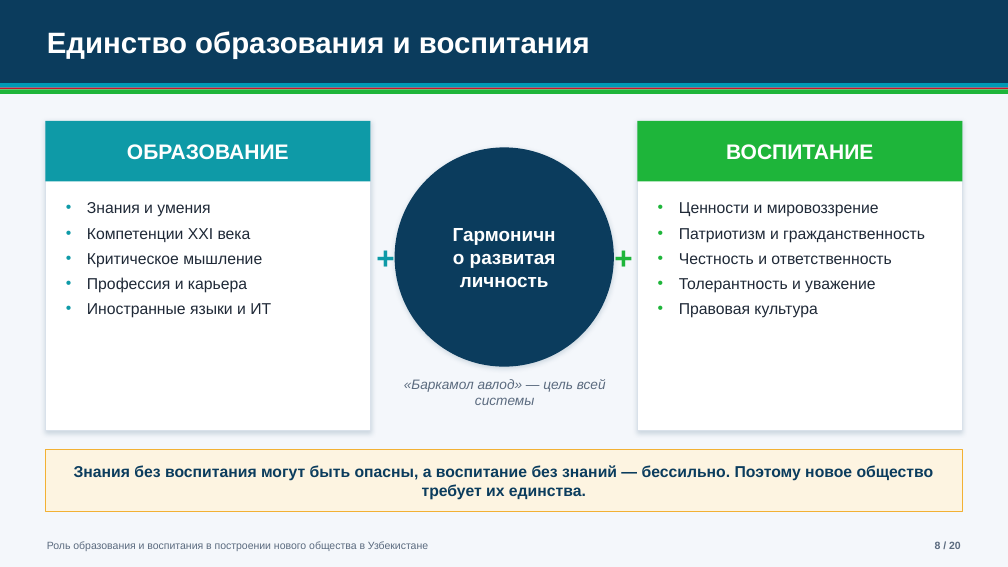
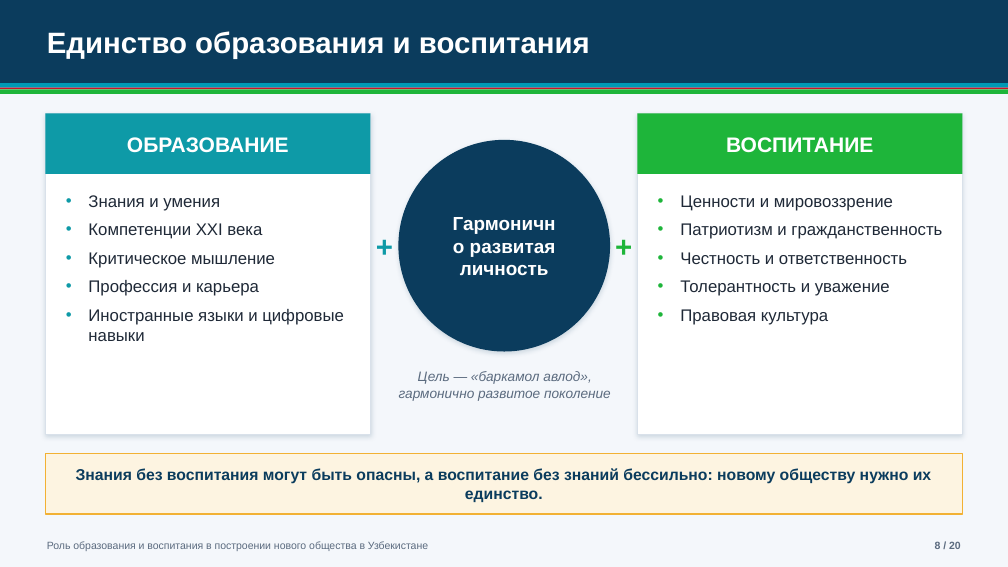
Before and after one commit to muhammadfayzboss-a11y/Prezentatsiyaga, a slide deck: slide 8 of Obrazovanie_i_vospitanie_Novyi_Uzbekistan.pptx. Drawn at 1008x567 pixels with LibreOffice and Linux fonts; fonts in the diff are those of the drawing. Boxes give left, top, right and bottom in pixels: in the first picture for what was removed or moved away, otherwise in the second. Text is boxed around its words. In the diff, an @@ line names an element or a change of style, - is before the commit and + after.

Commit message:
Replace presentation with corrected version
Old version removed. Fixed facts (Constitution art. 1 wording, outdated/unverified statistics replaced with sourced data), broken word and unsupported symbols, text overflow in narrow columns, unattributed quote; added sources and updated README.

```diff
--- a/Obrazovanie_i_vospitanie_Novyi_Uzbekistan.pptx
+++ b/Obrazovanie_i_vospitanie_Novyi_Uzbekistan.pptx
@@ rectangle "ОБРАЗОВАНИЕ": place and size @@
-rectangle "ОБРАЗОВАНИЕ" at box(45, 121, 371, 181)
+rectangle "ОБРАЗОВАНИЕ" at box(45, 113, 371, 174)
@@ rectangle: place and size @@
-rectangle at box(45, 121, 371, 431)
+rectangle at box(45, 113, 371, 435)
@@ rectangle "ВОСПИТАНИЕ": place and size @@
-rectangle "ВОСПИТАНИЕ" at box(637, 121, 963, 181)
+rectangle "ВОСПИТАНИЕ" at box(637, 113, 963, 174)
@@ rectangle: place and size @@
-rectangle at box(637, 121, 963, 431)
+rectangle at box(637, 113, 963, 435)
@@ ellipse "Гармонично развитая личность": place and size @@
-ellipse "Гармонично развитая личность" at box(395, 147, 614, 367)
+ellipse "Гармонично развитая личность" at box(399, 140, 610, 352)
@@ text "Знания и умения": place and size @@
-text "Знания и умения" at box(87, 202, 271, 318)
+text "Знания и умения" at box(88, 195, 344, 341)
@@ text at box(88, 195, 275, 296): size 15 to 16 pt in "Знания и умения", "Компетенции XXI века", "Критическое мышление", "Профессия и карьера"; indent changed; more space between paragraphs @@
@@ text "Ценности и мировоззрение": place and size @@
-text "Ценности и мировоззрение" at box(679, 202, 925, 318)
+text "Ценности и мировоззрение" at box(680, 195, 942, 325)
@@ text "Ценности и мировоззрение" at box(680, 195, 942, 325): size 15 to 16 pt; indent changed; more space between paragraphs @@
@@ text "+" at box(371, 216, 399, 276): size 30 to 28 pt @@
@@ text "+": place and size @@
-text "+" at box(374, 147, 397, 367)
+text "+" at box(371, 216, 399, 276)
@@ text "+": place and size @@
-text "+" at box(613, 147, 635, 367)
+text "+" at box(610, 216, 637, 276)
@@ text "+" at box(610, 216, 637, 276): size 30 to 28 pt @@
@@ text at box(88, 309, 344, 341): text changed; size 15 to 16 pt @@
-• Иностранные языки и ИТ
+• Иностранные языки и цифровые навыки
@@ text at box(399, 371, 611, 401): text changed @@
-«Баркамол авлод» — цель всей системы
+Цель — «баркамол авлод», гармонично развитое поколение
@@ rectangle "Знания без воспитания могут быть ...": place and size @@
-rectangle "Знания без воспитания могут быть ..." at box(45, 450, 963, 512)
+rectangle "Знания без воспитания могут быть ..." at box(45, 454, 963, 514)
@@ text in rectangle at box(76, 468, 931, 502): text changed @@
-Знания без воспитания могут быть опасны, а воспитание без знаний — бессильно. Поэтому новое общество требует их единства.
+Знания без воспитания могут быть опасны, а воспитание без знаний бессильно: новому обществу нужно их единство.
```
Also in this commit, not shown: 17 other slides changed, 1 slide added, 1 slide removed, 1 other file.
